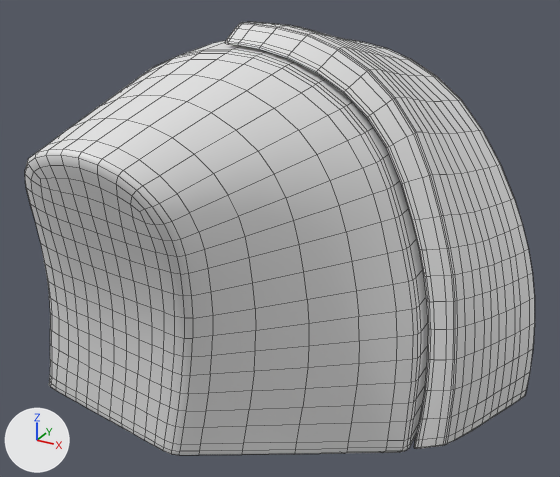
What one commit did to the OBJ model PadForge.App/3DModels/XboxSeries/StellarShift/Shoulder-Right-Trigger.obj.
Camera for both pictures: a 50 mm camera at (67.9, -77.7, 21.2) aimed at (45.9, -37.7, 1.2). The axes (+X, +Y, +Z) are drawn at lower left. The lights are the same throughout. The picture after the commit comes second. Mesh edges are drawn as thin lines. Where no turn or scale is listed for an object, it has been applied to the vertices.

Objects in the first picture: 'Shoulder-Right-Trigger'.
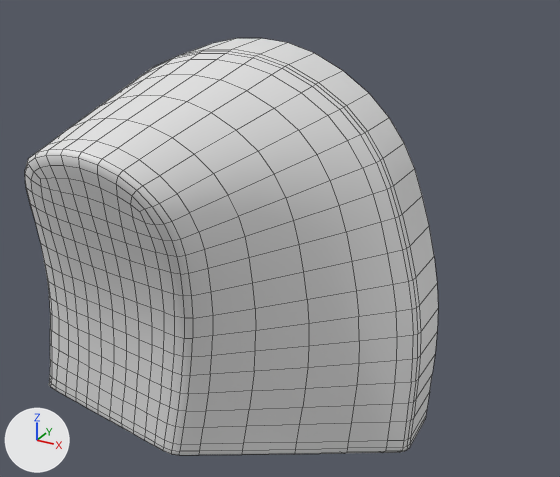
Edits to the bpy script that builds the scene:
```text
Change me_shoulder_right_trigger:
    used by ob_shoulder_right_trigger; location = (0.0, 0.0, 0.0)
    remove me_shoulder_right_trigger.from_pydata(...)  # 1356 vertices, 1288 faces; spans x 32.4..61.0, y -51.5..-23.4, z -12.5..14.2
    add me_shoulder_right_trigger.from_pydata(...)  # 853 vertices, 822 faces; spans x 32.4..55.5, y -51.5..-32.8, z -12.4..13.1
    me_shoulder_right_trigger part 1: the loose piece of 503 vertices spanning x 42.4..61.0, y -38.1..-23.4, z -12.5..14.2 is deleted
```

Boxes [x1, y1, x2, y2] around the edits, measured in the pictures (560 x 477 px):
'Shoulder-Right-Trigger', reshaped (19% narrower)
    before: [25, 22, 535, 455]
    after: [25, 38, 438, 455]
part 1 of me_shoulder_right_trigger, deleted
    before: [225, 22, 535, 449]
